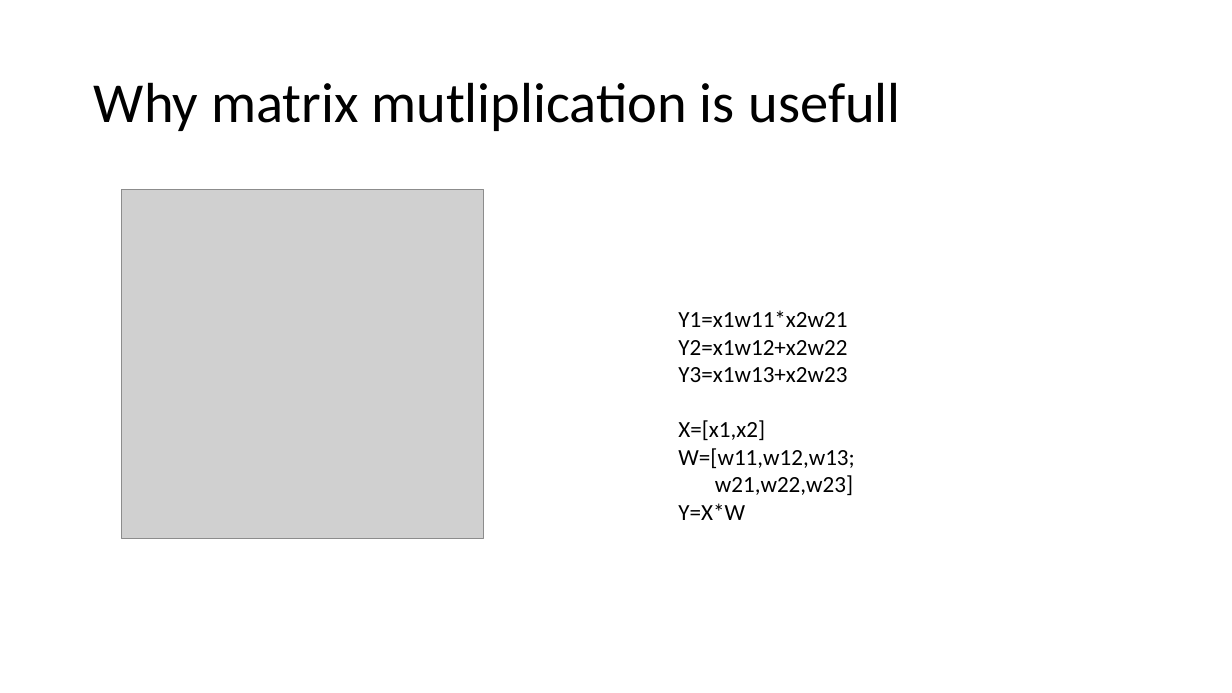
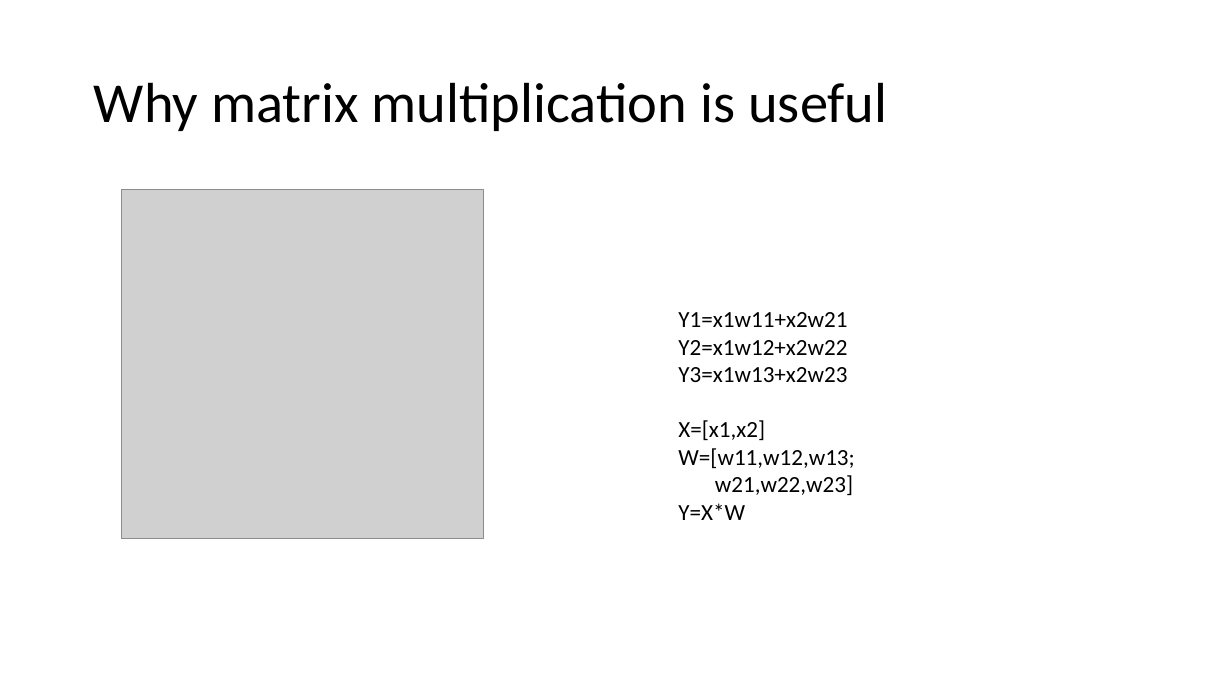
Before and after one commit to bodzio50318/genAiWorkshop, a slide deck: slide 7 of AiDem.pptm. Drawn at 1232x693 pixels with LibreOffice and Linux fonts; fonts in the diff are those of the drawing; grey boxes stand for pictures. Boxes give left, top, right and bottom in pixels: in the first picture for what was removed or moved away, otherwise in the second. Text is boxed around its words. In the diff, an @@ line names an element or a change of style, - is before the commit and + after.

```diff
--- a/AiDem.pptm
+++ b/AiDem.pptm
@@ title at box(94, 82, 887, 131): text changed @@
-Why matrix mutliplication is usefull
+Why matrix multiplication is useful
@@ text at box(678, 312, 847, 327): text changed @@
-Y1=x1w11*x2w21
+Y1=x1w11+x2w21
```
Also in this commit, not shown: 7 other slides changed, 5 other files.
